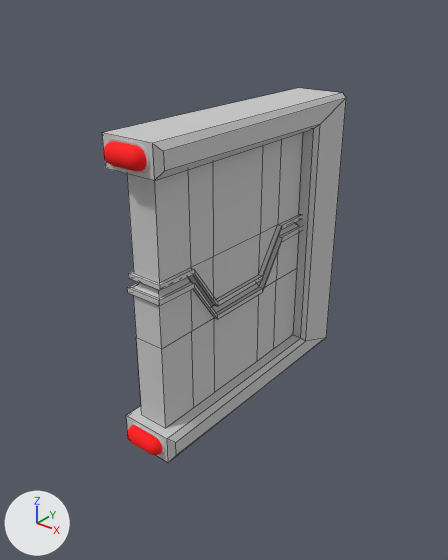
An edit to the FBX model Game/Assets/Art/FBX/Door.FBX, drawn before and after from the same camera.
Camera for both pictures: a camera (50 mm lens) standing at (29.51, -5.88, 4.24) and looking at (25.71, -1.12, 1.29). Every picture has the same lights, and +X, +Y and +Z are marked at lower left. Mesh edges are drawn as thin lines on the coarser meshes. Where no turn or scale is listed for an object, it has been applied to the vertices.

Names of what the first picture shows: 'Door', 'Door_Bot', 'Door_Top', 'Light_Dynamic', 'Light_Dynamic_1'.
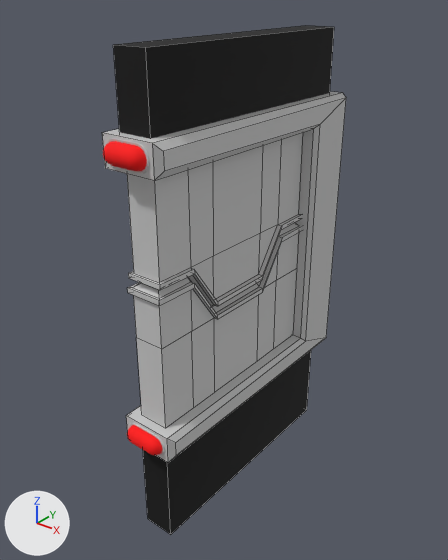
The change, as JSON lines over the scene's bpy script:
```json
{"op": "add", "block": "mat_unlit_black", "code": ["mat_unlit_black = principled_material('UNLIT_Black')", "mat_unlit_black.base_color = (0.0, 0.0, 0.0)  # black #000000", "mat_unlit_black.roughness = 0.859"]}
{"op": "add", "block": "me_mesh_005", "code": ["me_mesh_005 = bpy.data.meshes.new('Mesh.005')", "me_mesh_005.from_pydata(...)  # a box spanning x -0.18..0.18, y -1.4..1.4, z -0.02..0.68; a box spanning x -0.18..0.18, y -1.4..1.4, z -4.34..-3.09", "me_mesh_005.materials.append(mat_unlit_black)  # black #000000"]}
{"op": "add", "block": "ob_mouthbag", "code": ["ob_mouthbag = bpy.data.objects.new('MouthBAg', me_mesh_005)", "ob_mouthbag.location = (25.81, -1.0, 3.1)"]}
```

Where the change shows, as pixel boxes [x1, y1, x2, y2] in the pictures (448 x 560 px):
```json
{"object": "MouthBAg", "change": "added", "after": [113, 25, 334, 534], "on screen": "black"}
```
